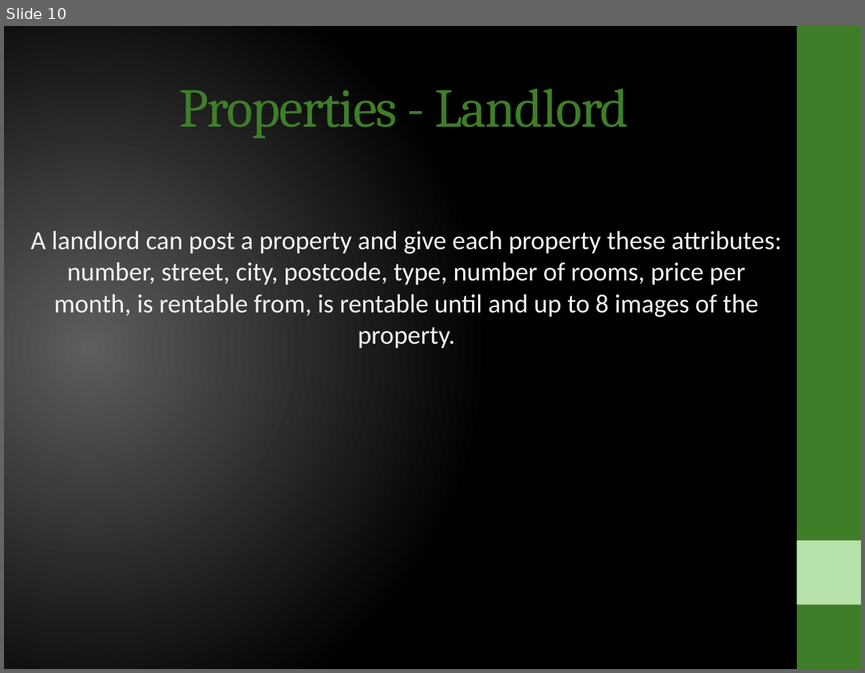
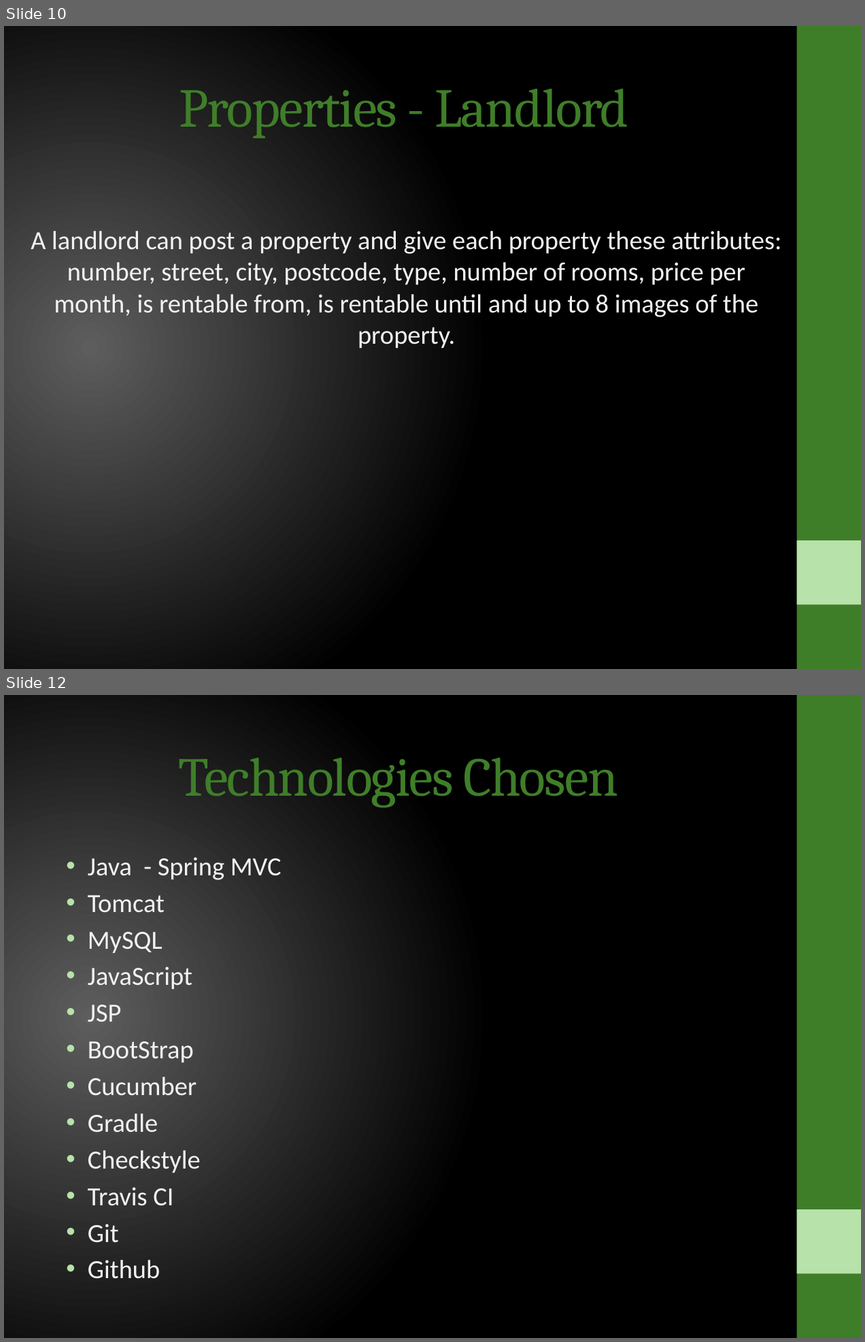
Before and after one commit to ahtif/FlatFinder, a slide deck: admin/presentation/Presentation for Flat Finder Application.pptx. Shown one above the other, each under a label of ours: slide 10 before the commit, slides 10 and 12 after it; the slides between them are not shown. The pictures are 865x673 and 865x1342 pixels, drawn with LibreOffice and Linux fonts; fonts in the diff are those of the drawing. Boxes give left, top, right and bottom in pixels: in the first picture for what was removed or moved away, otherwise in the second. Text is boxed around its words. In the diff, an @@ line names an element or a change of style, - is before the commit and + after.

Commit message:
Update

```diff
--- a/admin/presentation/Presentation for Flat Finder Application.pptx
+++ b/admin/presentation/Presentation for Flat Finder Application.pptx
@@ slide 12 added at [4, 695, 861, 1338], background gradient #5E5E5E to #000000; not listed: 2 template elements that a slide beside it also shows @@
@@ title added at [179, 758, 618, 808], 46 pt, text #3F7E29 @@
+Technologies Chosen
@@ text added at [88, 857, 281, 1278], 22 pt, text #F2F2F2 @@
+• Java - Spring MVC
+• Tomcat
+• MySQL
+• JavaScript
+• JSP
+• BootStrap
+• Cucumber
+• Gradle
+• Checkstyle
+• Travis CI
+• Git
+• Github
```
